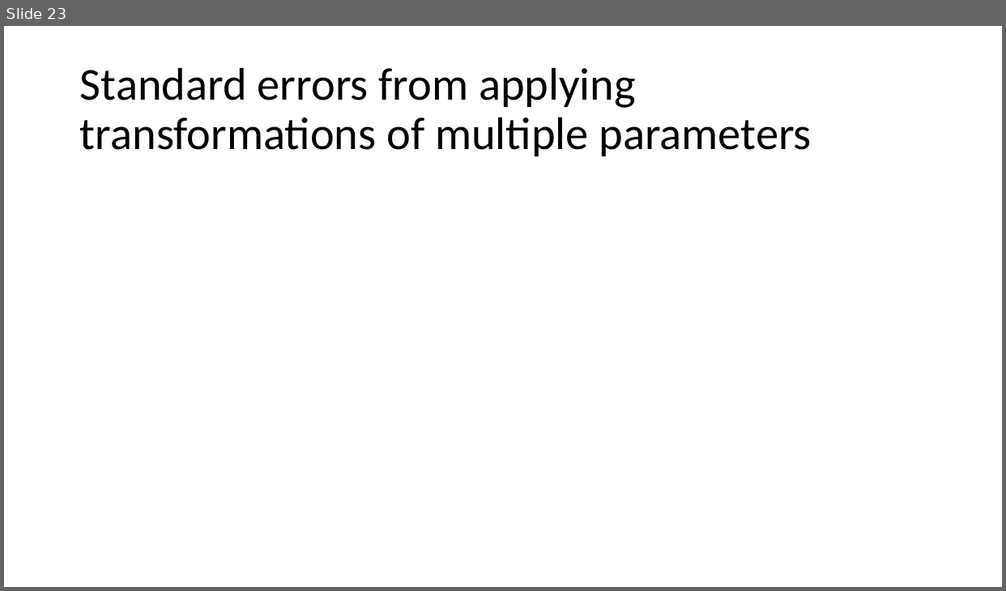
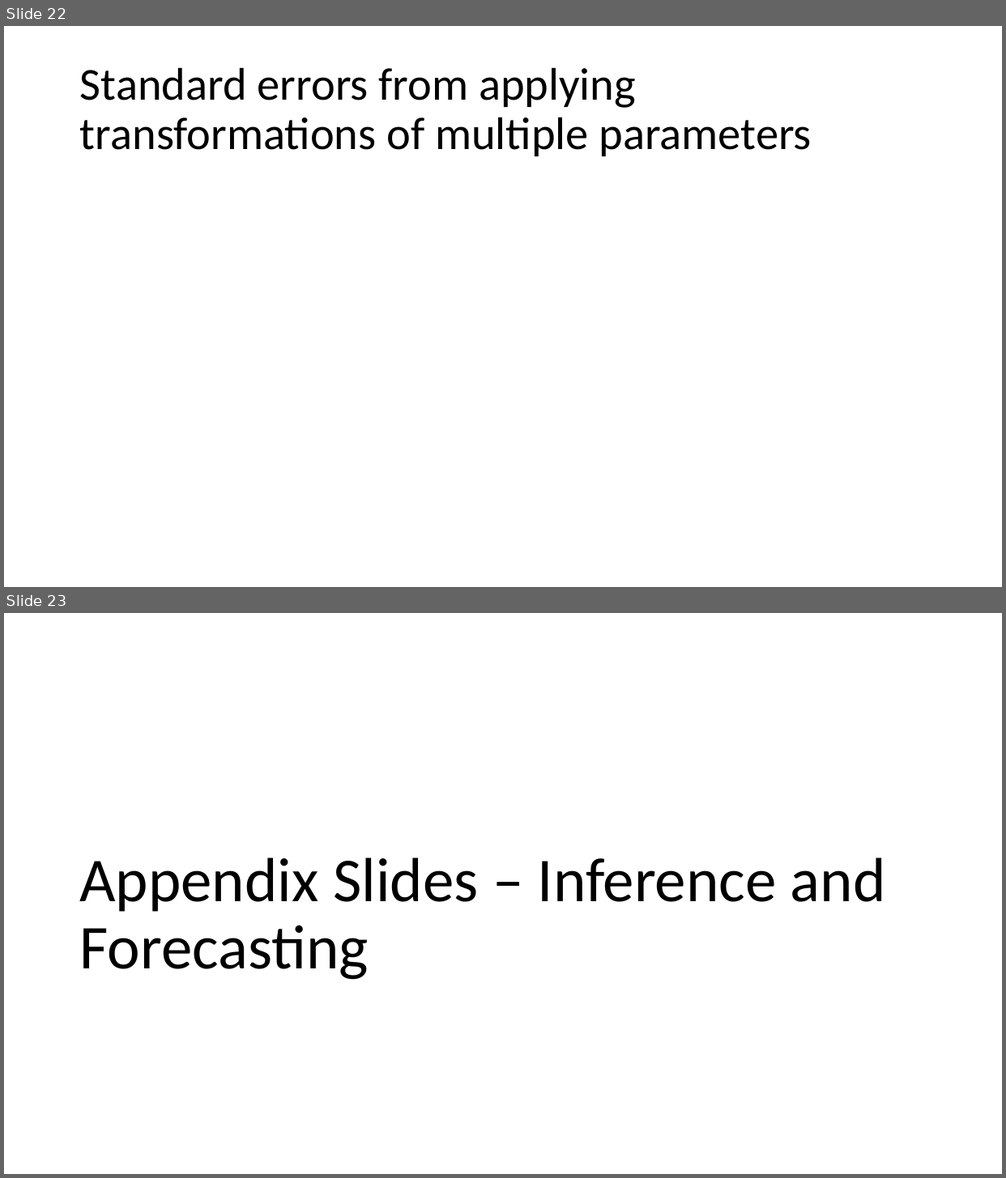
Before and after one commit to shoepaladin/causalinference_crashcourse, a slide deck: Powerpoints/3 Inference.pptx. Shown one above the other, each under a label of ours: slide 23 before the commit, slides 22 and 23 after it. The pictures are 1006x591 and 1006x1178 pixels, drawn with LibreOffice and Linux fonts; fonts in the diff are those of the drawing; grey boxes stand for pictures. Boxes give left, top, right and bottom in pixels: in the first picture for what was removed or moved away, otherwise in the second. Text is boxed around its words. In the diff, an @@ line names an element or a change of style, - is before the commit and + after.

```diff
--- a/Powerpoints/3 Inference.pptx
+++ b/Powerpoints/3 Inference.pptx
@@ slide 23 added at [4,613,1002,1174], background #FFFFFF @@
@@ title added at [79,858,886,980], 60 pt, text #000000 @@
+Appendix Slides – Inference and Forecasting
@@ what was slide 23 is now slide 22 @@
```
Also in this commit, not shown: 3 slides changed, 7 other slides added, 1 slide removed, 2 other files.
